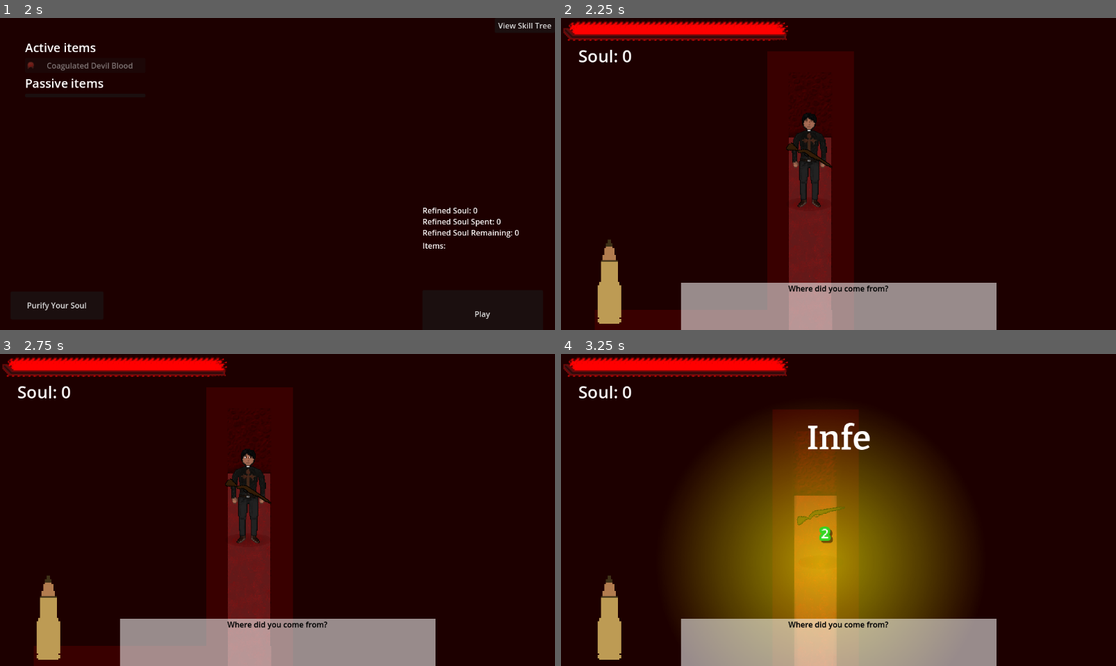
Above: before the commit, frames 1-4 (two rows, left to right).
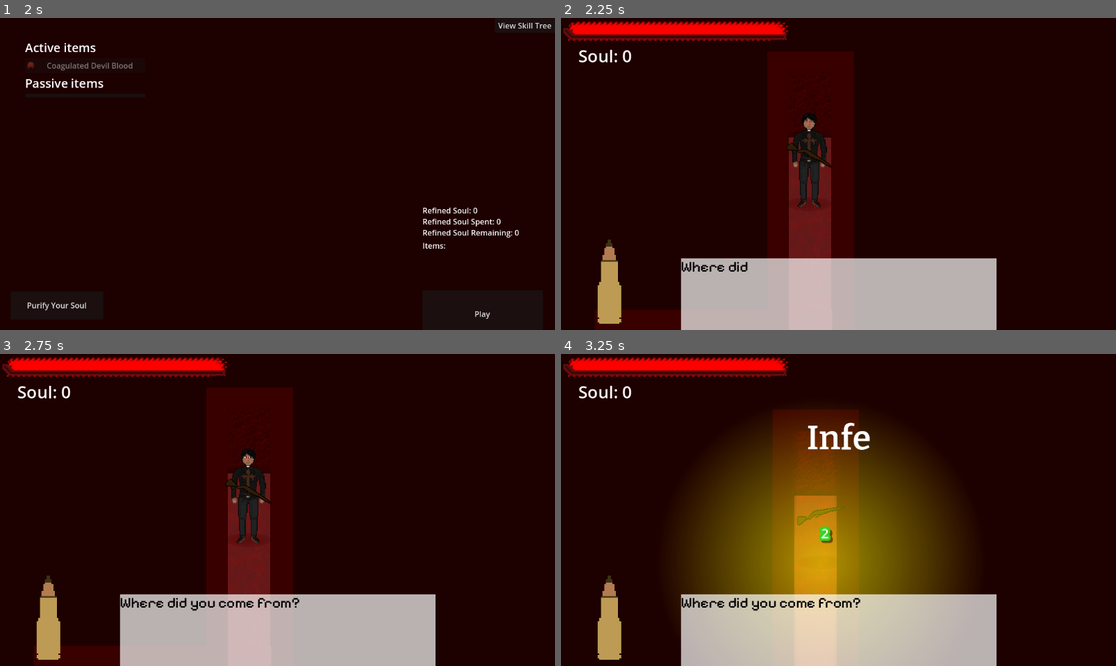
Above: after the commit, the same moments.

Repository: jaaaank/Devil-Blood
Game: Godot game, scene res://Scenes/Screens/MainMenu.tscn
Same seed, same stepped clock (60 frames per second), same inputs: the game is played once before the commit and once after it. Sound files missing from this copy of the repository are replaced by a short silence.
Inputs (mouse positions are in pixels of both pictures, inside the frame that each line leads up to):
- Up to frame 1 (2 s): click "Play" at 0.5 s; click "Priest" at 1.25 s
- Up to frame 2 (2.25 s): click "Play" at 2 s
- Up to frame 3 (2.75 s): no input
- Up to frame 4 (3.25 s): tap Enter at 2.75 s; move the mouse to (960, 494) at 2.77 s; hold D (moveright) from 2.78 s (still down); tap F (ability) at 2.85 s

Frame 1 is identical in both runs. In frame 2, 13% of the frame differs, in the area x 21-79%, y 77-100%; in frame 3, 13%; in frame 4, 13%.
Error in both runs: Cannot call method 'get_child' on a null value. (res://Scripts/Autoload/PlayerAutoload.gd:34)

Commit message:
aagaaaghghh

Diff:
--- a/Assets/Themes/SkillTreeTheme.tres
+++ b/Assets/Themes/SkillTreeTheme.tres
@@ -1,3 +1,6 @@
-[gd_resource type="Theme" format=3 uid="uid://ds7wm5eucurlm"]
+[gd_resource type="Theme" load_steps=2 format=3 uid="uid://ds7wm5eucurlm"]
+
+[ext_resource type="FontFile" uid="uid://djw0ulki86t6g" path="res://Assets/Themes/Fonts/pixelSans/PixelifySans-Regular.ttf" id="1_hrtk5"]
 
 [resource]
+default_font = ExtResource("1_hrtk5")
--- /dev/null
+++ b/Assets/Themes/dialogue.tres
@@ -0,0 +1,7 @@
+[gd_resource type="Theme" load_steps=2 format=3 uid="uid://bhbtcgwm1ue40"]
+
+[ext_resource type="FontFile" uid="uid://djw0ulki86t6g" path="res://Assets/Themes/Fonts/pixelSans/PixelifySans-Regular.ttf" id="1_4jqua"]
+
+[resource]
+default_font = ExtResource("1_4jqua")
+default_font_size = 30
--- a/Scenes/Actors/NPCS/doctor.tscn
+++ b/Scenes/Actors/NPCS/doctor.tscn
@@ -1,9 +1,10 @@
-[gd_scene load_steps=10 format=3 uid="uid://b6xv6y51wjx1e"]
+[gd_scene load_steps=11 format=3 uid="uid://b6xv6y51wjx1e"]
 
 [ext_resource type="Script" path="res://Scripts/Actors/NPCS/doctor.gd" id="1_47b7b"]
 [ext_resource type="Texture2D" uid="uid://dhy00wqlh7jh5" path="res://Scenes/Items/drsbag.tres" id="2_4a16y"]
-[ext_resource type="Texture2D" uid="uid://bgw25tsm4lnf0" path="res://Assets/Actors/doctor.png" id="2_uyff7"]
+[ext_resource type="Texture2D" uid="uid://bgw25tsm4lnf0" path="res://Assets/Actors/npcs/doctor.png" id="2_uyff7"]
 [ext_resource type="Texture2D" uid="uid://boiwnnrpjwx62" path="res://Assets/Actors/objects/shadow.png" id="4_0lmj5"]
+[ext_resource type="PackedScene" uid="uid://ca3qq02cwak41" path="res://Scenes/Screens/Popups/PopupTextBox.tscn" id="5_yq5q7"]
 
 [sub_resource type="CapsuleShape2D" id="CapsuleShape2D_lid8e"]
 radius = 12.0
@@ -57,6 +58,8 @@
 collision_layer = 128
 collision_mask = 159
 script = ExtResource("1_47b7b")
+dialogueName = "Doctor"
+dialogueColor = "f5daef"
 wantedItem = ExtResource("2_4a16y")
 
 [node name="CollisionShape2D" type="CollisionShape2D" parent="."]
@@ -85,46 +88,16 @@
 position = Vector2(0, 16)
 shape = SubResource("CapsuleShape2D_cble4")
 
-[node name="hasBag" type="VBoxContainer" parent="."]
-visible = false
-z_index = 10
-anchors_preset = 7
-anchor_left = 0.5
-anchor_top = 1.0
-anchor_right = 0.5
-anchor_bottom = 1.0
-offset_left = -114.0
-offset_top = 61.0
-offset_right = 114.0
-offset_bottom = 119.0
-grow_horizontal = 2
-grow_vertical = 0
-
-[node name="Label" type="Label" parent="hasBag"]
-layout_mode = 2
-text = "Give the doctor his bag?"
-horizontal_alignment = 1
-
-[node name="HBoxContainer" type="HBoxContainer" parent="hasBag"]
-layout_mode = 2
-
-[node name="yes" type="Button" parent="hasBag/HBoxContainer"]
-layout_mode = 2
-size_flags_horizontal = 3
-text = "Yes"
-
-[node name="no" type="Button" parent="hasBag/HBoxContainer"]
-layout_mode = 2
-size_flags_horizontal = 3
-text = "No"
-
 [node name="AnimationPlayer" type="AnimationPlayer" parent="."]
 libraries = {
 "": SubResource("AnimationLibrary_323s7")
 }
 autoplay = "idle"
 
+[node name="PopupTextBox" parent="." instance=ExtResource("5_yq5q7")]
+position = Vector2(0, -31)
+sequential = true
+possilbleText = Array[String](["Hey you!", "Where did you come from?", "You're a priest?", "If you're not gonna try to kill me, maybe you can help me help someone."])
+
 [connection signal="body_entered" from="InteractionShape2D" to="." method="_on_interaction_shape_2d_body_entered"]
 [connection signal="body_exited" from="InteractionShape2D" to="." method="_on_interaction_shape_2d_body_exited"]
-[connection signal="pressed" from="hasBag/HBoxContainer/yes" to="." method="yorn" binds= [true]]
-[connection signal="pressed" from="hasBag/HBoxContainer/no" to="." method="yorn" binds= [false]]
--- a/Scenes/Actors/NPCS/rats.tscn
+++ b/Scenes/Actors/NPCS/rats.tscn
@@ -1,10 +1,11 @@
 [gd_scene load_steps=8 format=3 uid="uid://dgqi0y0iofow"]
 
-[ext_resource type="Texture2D" uid="uid://cvctslx0ljdj1" path="res://Assets/Actors/rats.png" id="1_m6yfr"]
+[ext_resource type="Texture2D" uid="uid://cvctslx0ljdj1" path="res://Assets/Actors/npcs/rats.png" id="1_m6yfr"]
 [ext_resource type="Script" path="res://Scripts/Actors/NPCS/rats.gd" id="1_pdmw7"]
 [ext_resource type="Texture2D" uid="uid://bj5hpms2hmi6b" path="res://Scenes/Items/ratsFriends.tres" id="2_q5sxn"]
 [ext_resource type="PackedScene" uid="uid://ca3qq02cwak41" path="res://Scenes/Screens/Popups/PopupTextBox.tscn" id="2_vn21l"]
 [ext_resource type="Texture2D" uid="uid://boiwnnrpjwx62" path="res://Assets/Actors/objects/shadow.png" id="3_2vxxn"]
+
 
 [sub_resource type="CapsuleShape2D" id="CapsuleShape2D_lid8e"]
 radius = 5.0
--- a/Scenes/Screens/Popups/PopupTextBox.tscn
+++ b/Scenes/Screens/Popups/PopupTextBox.tscn
@@ -1,6 +1,7 @@
-[gd_scene load_steps=3 format=3 uid="uid://ca3qq02cwak41"]
+[gd_scene load_steps=4 format=3 uid="uid://ca3qq02cwak41"]
 
 [ext_resource type="Script" path="res://Scripts/Screens/Popups/PopupTextBox.gd" id="1_7wbxq"]
+[ext_resource type="Theme" uid="uid://bhbtcgwm1ue40" path="res://Assets/Themes/dialogue.tres" id="2_42w5l"]
 
 [sub_resource type="CircleShape2D" id="CircleShape2D_0rx1s"]
 radius = 362.068
@@ -30,14 +31,15 @@
 anchor_top = 1.0
 anchor_right = 0.5
 anchor_bottom = 1.0
-offset_left = -327.5
-offset_top = -98.0
-offset_right = 327.5
+offset_left = -327.0
+offset_top = -149.0
+offset_right = 328.0
 grow_horizontal = 2
 grow_vertical = 0
+theme = ExtResource("2_42w5l")
 theme_override_colors/default_color = Color(0, 0, 0, 1)
 bbcode_enabled = true
-text = "[center]Where did you come from?"
+text = "Where did you come from?"
 fit_content = true
 
 [node name="TextBG" type="ColorRect" parent="CanvasLayer/Text"]
@@ -50,5 +52,29 @@
 grow_vertical = 2
 color = Color(1, 1, 1, 0.32549)
 
+[node name="Buttons" type="VBoxContainer" parent="CanvasLayer/Text"]
+visible = false
+layout_mode = 1
+anchors_preset = 8
+anchor_left = 0.5
+anchor_top = 0.5
+anchor_right = 0.5
+anchor_bottom = 0.5
+offset_left = -102.0
+offset_top = -46.0
+offset_right = 102.0
+offset_bottom = 46.0
+grow_horizontal = 2
+grow_vertical = 2
+alignment = 1
+
+[node name="op1" type="Button" parent="CanvasLayer/Text/Buttons"]
+layout_mode = 2
+text = "Yes"
+
+[node name="op2" type="Button" parent="CanvasLayer/Text/Buttons"]
+layout_mode = 2
+text = "No"
+
 [connection signal="body_entered" from="DetectionArea" to="." method="showText"]
 [connection signal="body_exited" from="DetectionArea" to="." method="hideText"]
--- a/Scripts/Actors/NPCS/InteractableNPC.gd
+++ b/Scripts/Actors/NPCS/InteractableNPC.gd
@@ -2,6 +2,8 @@
 class_name InteractableNPC
 
 var interactable: bool = false
+@export var dialogueName: String
+@export var dialogueColor: String
 @export var wantedItem: itemType
 
 
--- a/Scripts/Actors/NPCS/doctor.gd
+++ b/Scripts/Actors/NPCS/doctor.gd
@@ -1,8 +1,6 @@
 extends InteractableNPC
 
 @onready var animP: AnimationPlayer = $AnimationPlayer
-@export var dialogue: PackedStringArray
-
 
 func _ready():
 	PlayerAutoload.connect("interacted", Callable(self, "interacted"))
@@ -10,18 +8,15 @@
 func _on_interaction_shape_2d_body_entered(_body):
 	interactable = true
 	if checkForItem():
-		$hasBag.set_visible(true)
+		pass
 
 func _on_interaction_shape_2d_body_exited(_body):
 	interactable = false
-	$hasBag.set_visible(false)
-
 
 func interact():
 	pass
 
 func yorn(yes: bool):
-	$hasBag.set_visible(false)
 	PlayerAutoload.inventory.pop_at(PlayerAutoload.inventory.find(load("res://Scenes/Items/drsbag.tres")))
 	PlayerAutoload.inventory.append(load("res://Scenes/Items/crystdevbl.tres"))
 	SaveData.unlockedPurchasables[2] = true
--- a/Scripts/Screens/Popups/PopupTextBox.gd
+++ b/Scripts/Screens/Popups/PopupTextBox.gd
@@ -6,23 +6,27 @@
 @export var charRequired: int
 @export var random: bool
 @export var sequential: bool
+#Can't be both sequential and random
 @export var waitTime: float = 2
 @onready var textBox: RichTextLabel = $CanvasLayer/Text
-#can't be both sequential and random
 @export_multiline var possilbleText: Array[String]
 
 func _ready():
 	randomize()
 	$talkingTimer.wait_time = waitTime
 
+func _physics_process(delta):
+	textBox.visible_characters += delta*75
+
 func showText(_body):
+	textBox.visible_characters = 0
 	if !talking and (charRequired == 0 or PlayerAutoload.playerCharacter == charRequired):
 		talking = true
 		textBox.set_visible(true)
 		textBox.get_node("TextBG").size = textBox.size
 		if sequential:
 			for i in range(len(possilbleText)):
-				textBox.text = "[center]"+possilbleText[i]
+				say(possilbleText[i])
 				textBox.get_node("TextBG").size = textBox.size
 				$talkingTimer.start()
 				await $talkingTimer.timeout
@@ -31,14 +35,21 @@
 				queue_free()
 		elif random:
 			var beans = randi_range(0,len(possilbleText)-1)
-			textBox.text = "[center]"+possilbleText[beans]
+			say(possilbleText[beans])
 			textBox.get_node("TextBG").size = textBox.size
 			if oneTime:
 				queue_free()
 		hideText(null)
 
+func showButtons(op1: String, op2: String):
+	$CanvasLayer/Text/Buttons/op1.text = op1
+	$CanvasLayer/Text/Buttons/op2.text = op2
+	$CanvasLayer/Text/Buttons.set_visible(true)
+
 func say(words: String):
-	textBox.text = "[center]" + words
+	textBox.visible_characters = 0
+	textBox.text = "[color=" +get_parent().dialogueColor+"]" + get_parent().dialogueName + ": [/color]" + words
+	print("spoke")
 	talking = true
 	textBox.set_visible(true)
 	textBox.get_node("TextBG").size = textBox.size
Renamed: Assets/Actors/doctor.png -> Assets/Actors/npcs/doctor.png
Not shown, changed: Assets/Actors/npcs/doctor.png.import
Renamed: Assets/Actors/rats.png -> Assets/Actors/npcs/rats.png
Not shown, changed: Assets/Actors/npcs/rats.png.import
Renamed: Assets/Actors/sonasheet.png -> Assets/Actors/npcs/sonasheet.png
Not shown, changed: Assets/Actors/npcs/sonasheet.png.import
Binary file added: Assets/Themes/Fonts/Jacquard12-Regular.ttf
Not shown, added: Assets/Themes/Fonts/Jacquard12-Regular.ttf.import
Binary file added: Assets/Themes/Fonts/pixelSans/PixelifySans-Bold.ttf
Not shown, added: Assets/Themes/Fonts/pixelSans/PixelifySans-Bold.ttf.import
Binary file added: Assets/Themes/Fonts/pixelSans/PixelifySans-Medium.ttf
Not shown, added: Assets/Themes/Fonts/pixelSans/PixelifySans-Medium.ttf.import
(and 5 more such lines)
